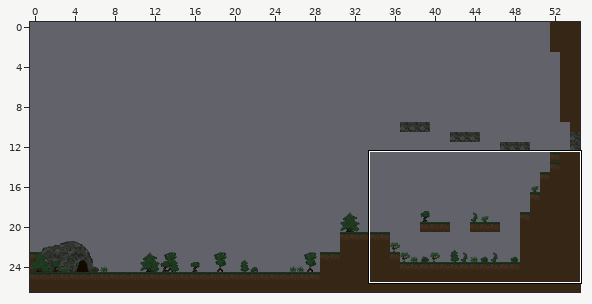
One commit to this Tiled map: assets/data/stage1_gather_full.tmx. The picture above shows the old version from afar; the outline marks the close-up.
Close-up. Earlier state:
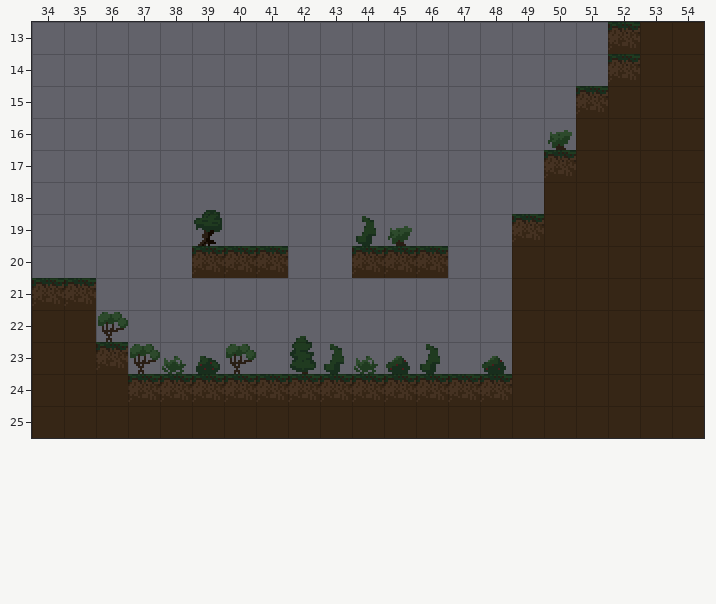
Cells are 16x16 px. Shown: x 34..54, y 13..25. The commit also changed other parts of the map, which this record leaves out.
Now the later version:
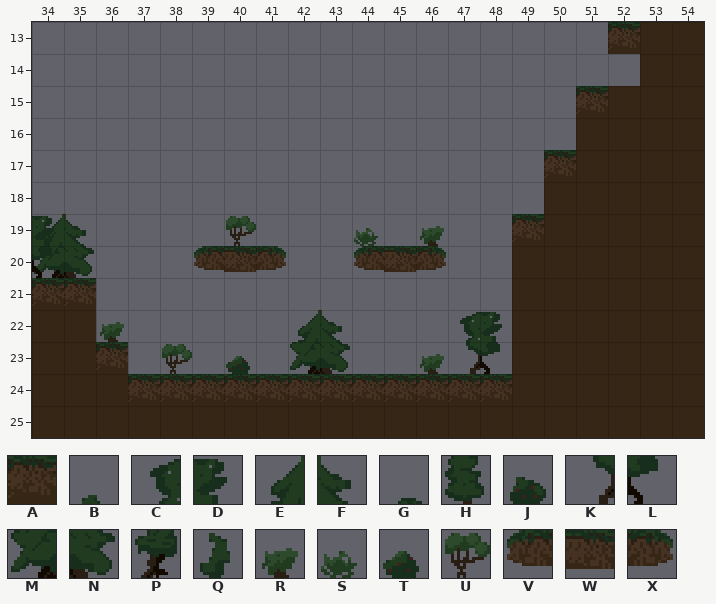
Key: from "tileset.png": A 8, B 16, C 18, D 19, E 20, F 21, G 22, H 24, J 25, K 26, L 27, M 28, N 29, P 30, Q 31, R 33, S 34, T 35, U 37; from "tileset_new.png": V 1, W 2, X 3.
_ is an empty cell, . an unchanged one.
Changes in this commit:
--- layer "tiles"
@@ x 52..52 @@
-14 A
+14 _
@@ x 34..46 @@
-19 __...._......
-20 __...AAA..AAA
+19 EF....U......
+20 MN...VWX..VWX
@@ x 38..48 @@
-22 ....__...__
-23 _._.__..___
+22 ....EF...CD
+23 U.T.MN..RKL
--- layer "tiles2"
@@ x 34..39 @@
-18 .....G
-19 _....P
-20 _.....
+18 ....._
+19 D...._
+20 L.....
@@ x 36..48 @@
-22 U.....B......
-23 .USJU.HQSTQ.T
+22 _....._......
+23 .____._____._
--- layer "top"
@@ x 50..50 @@
-16 R
+16 _
@@ x 44..46 @@
-19 QR_
+19 S_R
@@ x 36..36 @@
-22 _
+22 R
